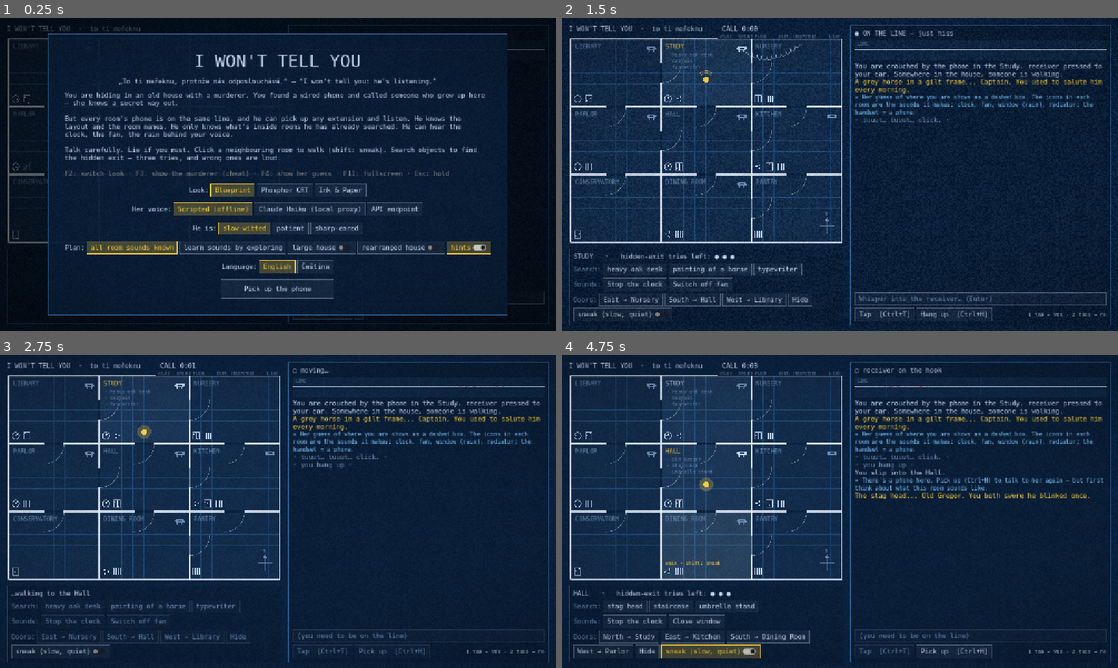
Above: before the commit, frames 1-4 (two rows, left to right).
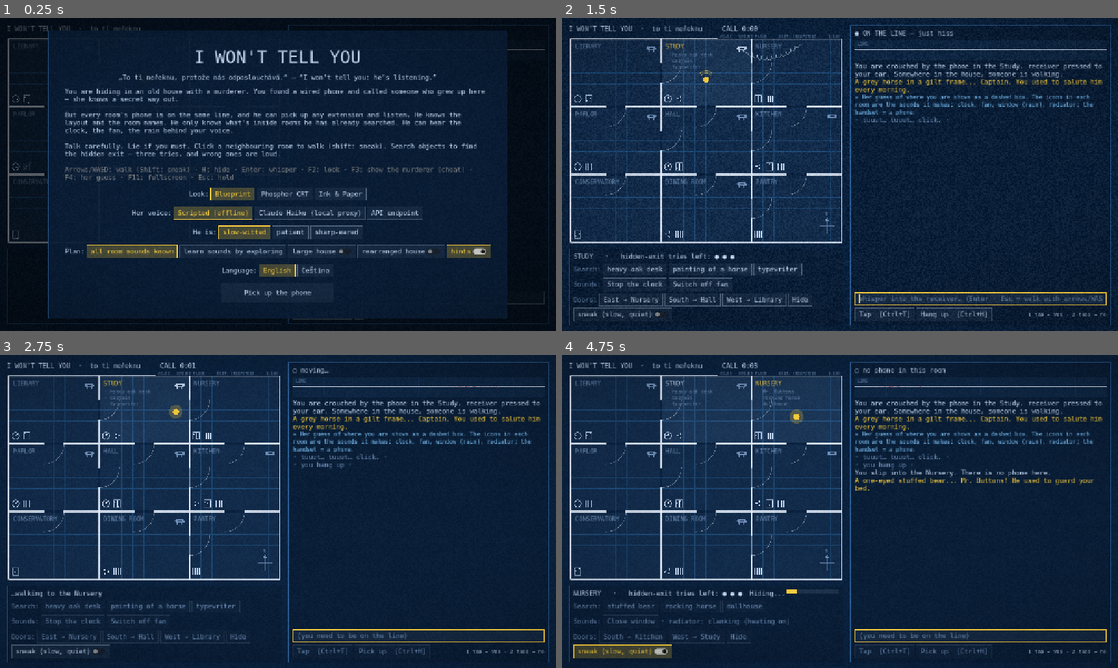
Above: after the commit, the same moments.

Repository: Vikvam/oiside-jam-2610
Game: Godot game, scene res://main.tscn
Two runs of this game, one before a commit and one after it. Both use one fixed random seed, a clock stepped at 60 frames per second and the inputs below.
Inputs (mouse positions are in pixels of both pictures, inside the frame that each line leads up to):
- Up to frame 1 (0.25 s): no input
- Up to frame 2 (1.5 s): click (979, 296) at 0.52 s; type "12" at 0.6 s; click "Pick up the phone" at 1.25 s
- Up to frame 3 (2.75 s): tap Enter at 2, 2.3 s; move the mouse to (144, 477) at 2.02 s; hold Right from 2.03 s (still down); tap H at 2.1 s; click (144, 477) at 2.17 s
- Up to frame 4 (4.75 s): release Right at 2.75 s; click "sneak (slow, quiet)" at 2.75 s; move the mouse to (728, 527) at 3.52 s; hold Down 3.53-4.28 s; tap Enter at 3.6 s; tap Keypad Enter at 3.8, 4.35 s; move the mouse to (895, 442) at 4.27 s; hold Right from 4.28 s (still down); tap H at 4.55 s

The runs differ from the first frame. In frame 1, 14% of the frame differs, in the area x 8-92%, y 4-96%; in frame 2, 0.5%; in frame 3, 0.5%; in frame 4, 5.3%.

Commit message:
Keyboard play: arrows/WASD, H, Enter/Esc focus; docs
Co-Authored-By: Claude Opus 5.5 <noreply@anthropic.com>

Diff:
--- a/scripts/core/loc.gd
+++ b/scripts/core/loc.gd
@@ -13,8 +13,8 @@
 	"title_quote": ["„To ti neřeknu, protože nás odposlouchává.“ — “I won't tell you: he's listening.”", "„To ti neřeknu, protože nás odposlouchává.“"],
 	"header": ["I WON'T TELL YOU  ·  to ti neřeknu", "TO TI NEŘEKNU  ·  I won't tell you"],
 	"title_body": [
-		"You are hiding in an old house with a murderer. You found …(503 unchanged characters)…  wrong ones are loud.\n\n[color=#888888]F2: switch look · F3: show the murderer (cheat) · F4: show her guess · F11: fullscreen · Esc: hold[/color]",
-		"Schováváš se ve starém domě s vrahem. Našel jsi drátový t …(472 unchanged characters)…  špatné jsou hlasité.\n\n[color=#888888]F2: vzhled · F3: ukázat vraha (cheat) · F4: její odhad · F11: celá obrazovka · Esc: pauza[/color]",
+		"You are hiding in an old house with a murderer. You found …(503 unchanged characters)…  wrong ones are loud.\n\n[color=#888888]Arrows/WASD: walk (Shift: sneak) · H: hide · Enter: whisper · F2: look · F3: show the murderer (cheat) · F4: her guess · F11: fullscreen · Esc: hold[/color]",
+		"Schováváš se ve starém domě s vrahem. Našel jsi drátový t …(472 unchanged characters)…  špatné jsou hlasité.\n\n[color=#888888]Šipky/WASD: chůze (Shift: plížení) · H: schovat · Enter: šeptat · F2: vzhled · F3: ukázat vraha (cheat) · F4: její odhad · F11: celá obrazovka · Esc: pauza[/color]",
 	],
 	"look": ["Look:", "Vzhled:"],
 	"her_voice": ["Her voice:", "Její hlas:"],
@@ -45,7 +45,7 @@
 	"quit_title": ["Quit to title", "Zpět do menu"],
 	"her_voice_line": ["her voice: %s", "její hlas: %s"],
 	# ---- phone panel
-	"whisper": ["Whisper into the receiver… (Enter)", "Šeptej do sluchátka… (Enter)"],
+	"whisper": ["Whisper into the receiver… (Enter · Esc = walk with arrows/WASD)", "Šeptej do sluchátka… (Enter · Esc = chůze šipkami/WASD)"],
 	"need_line": ["(you need to be on the line)", "(musíš být na lince)"],
 	"tap_btn": ["Tap  [Ctrl+T]", "Ťuknout  [Ctrl+T]"],
 	"hang_btn": ["Hang up  [Ctrl+H]", "Zavěsit  [Ctrl+H]"],
--- a/scripts/main.gd
+++ b/scripts/main.gd
@@ -625,6 +625,7 @@
 		if o.has("memory"):
 			phone.add_line("memory", game.house.obj_memory(o.id))
 	phone.hint("start")
+	phone.input.call_deferred("grab_focus")
 	_intro_queue = INTRO[Loc.lang].duplicate()
 	_intro_t = 4.6
 	sfx.ring_in()
@@ -697,6 +698,22 @@
 
 
 func _unhandled_input(e: InputEvent) -> void:
+	if e is InputEventKey and e.pressed and not e.echo and running and not paused and game and not e.ctrl_pressed:
+		var dirs := {KEY_UP: "north", KEY_W: "north", KEY_DOWN: "south", KEY_S: "south", KEY_LEFT: "west", KEY_A: "west", KEY_RIGHT: "east", KEY_D: "east"}
+		if dirs.has(e.keycode):
+			var to := game.house.step(game.player_room, dirs[e.keycode])
+			if to != "":
+				game.move_to(to, e.shift_pressed or room_panel.sneak)
+			get_viewport().set_input_as_handled()
+			return
+		if e.keycode == KEY_H:
+			game.hide()
+			get_viewport().set_input_as_handled()
+			return
+		if e.keycode == KEY_ENTER or e.keycode == KEY_KP_ENTER:
+			phone.input.grab_focus()
+			get_viewport().set_input_as_handled()
+			return
 	if e is InputEventKey and e.pressed and not e.echo:
 		match e.keycode:
 			KEY_ESCAPE:
--- a/scripts/ui/phone_panel.gd
+++ b/scripts/ui/phone_panel.gd
@@ -48,6 +48,10 @@
 	input.placeholder_text = "Whisper into the receiver… (Enter)"
 	input.max_length = 160
 	input.text_submitted.connect(_on_submit)
+	input.gui_input.connect(func(ev):
+		if ev is InputEventKey and ev.pressed and ev.keycode == KEY_ESCAPE:
+			input.release_focus()
+			input.accept_event())
 	v.add_child(input)
 	var row := HBoxContainer.new()
 	v.add_child(row)
@@ -97,6 +101,9 @@
 
 
 func _on_submit(t: String) -> void:
+	if t.strip_edges() == "":
+		input.release_focus()  # empty Enter hands the keys back to walking
+		return
 	if game and active and game.say(t):
 		input.clear()
 
Not shown, changed: DECISIONS.md
Not shown, changed: README.md
